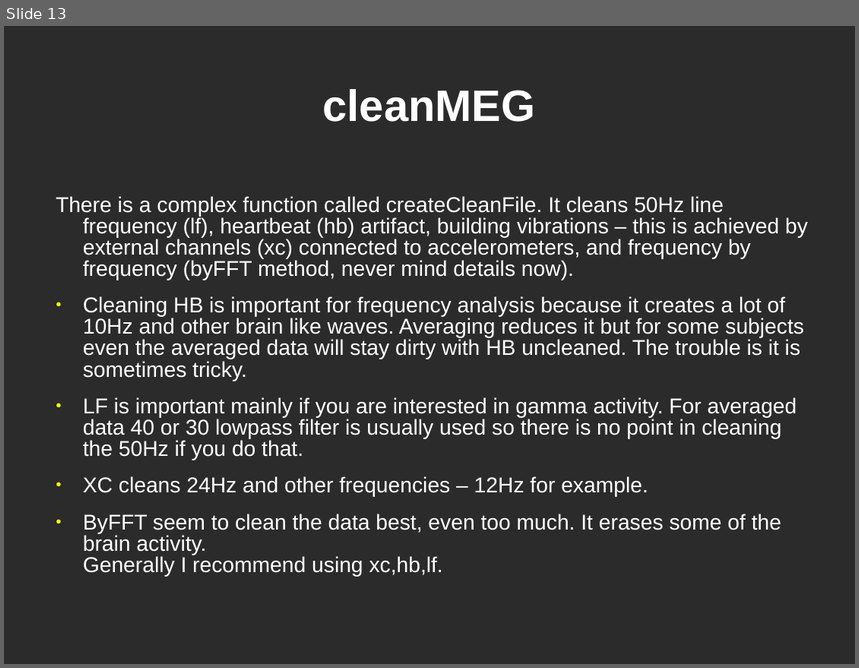
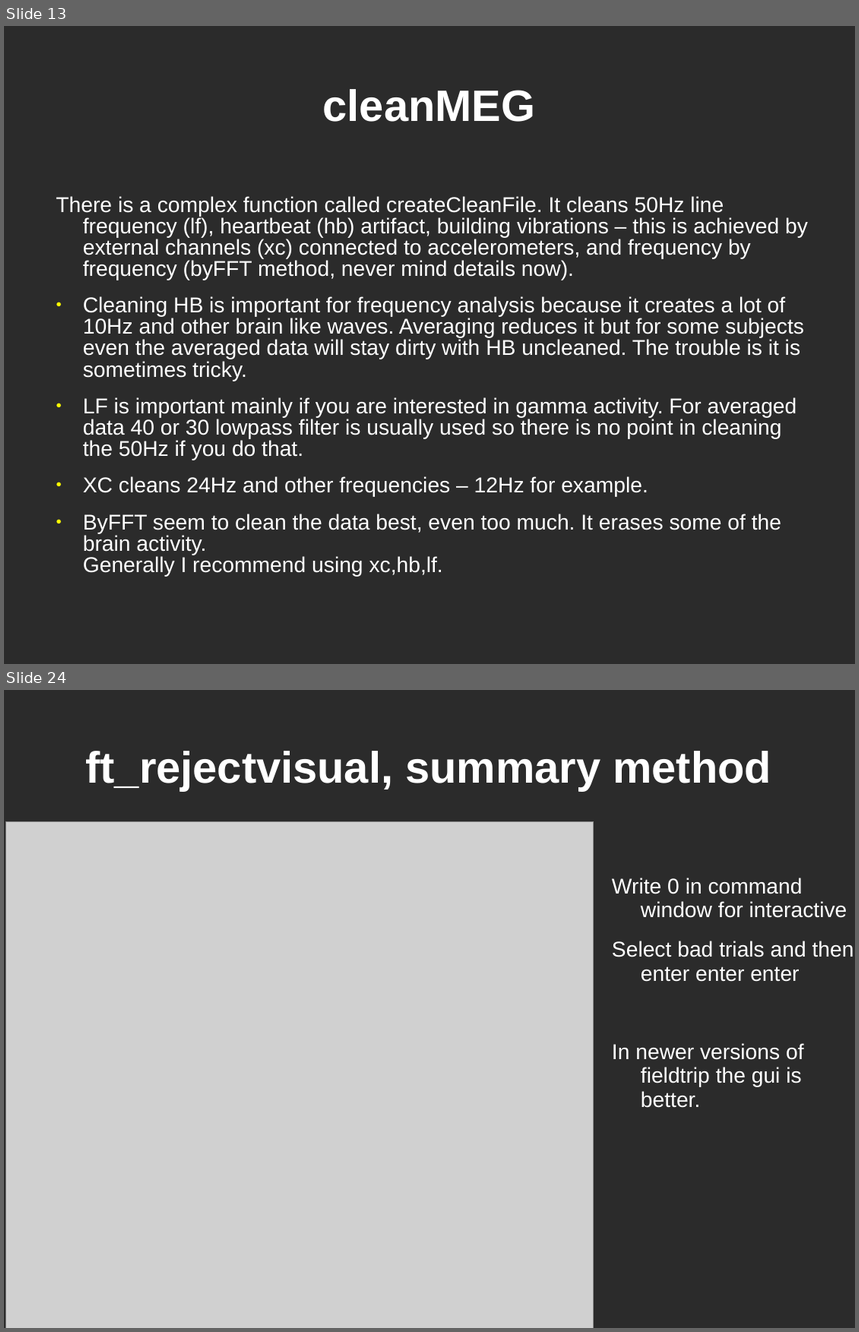
Before and after one commit to yuval-harpaz/work-drafts, a slide deck: docs/Tutorial4Begginers.ppt. Shown one above the other, each under a label of ours: slide 13 before the commit, slides 13 and 24 after it; the slides between them are not shown. The pictures are 859x668 and 859x1332 pixels, drawn with LibreOffice and Linux fonts; fonts in the diff are those of the drawing; grey boxes stand for pictures; background and template pictures are left out; a plain dark background stands for a picture behind light text. Boxes give left, top, right and bottom in pixels: in the first picture for what was removed or moved away, otherwise in the second. Text is boxed around its words. In the diff, an @@ line names an element or a change of style, - is before the commit and + after.

```diff
--- a/docs/Tutorial4Begginers.ppt
+++ b/docs/Tutorial4Begginers.ppt
@@ slide 24 added at box(4, 690, 855, 1328), background picture (left out) @@
@@ title added at box(85, 751, 772, 791), 41 pt, text #FFFFFF, bold @@
+ft_rejectvisual, summary method
@@ picture added at box(6, 821, 594, 1328) @@
@@ text added at box(612, 878, 854, 1108), 20 pt, text #FFFFFF @@
+Write 0 in command window for interactive
+Select bad trials and then enter enter enter
+In newer versions of fieldtrip the gui is better.
```
Also in this commit, not shown: 7 slides changed, 8 other slides added.
